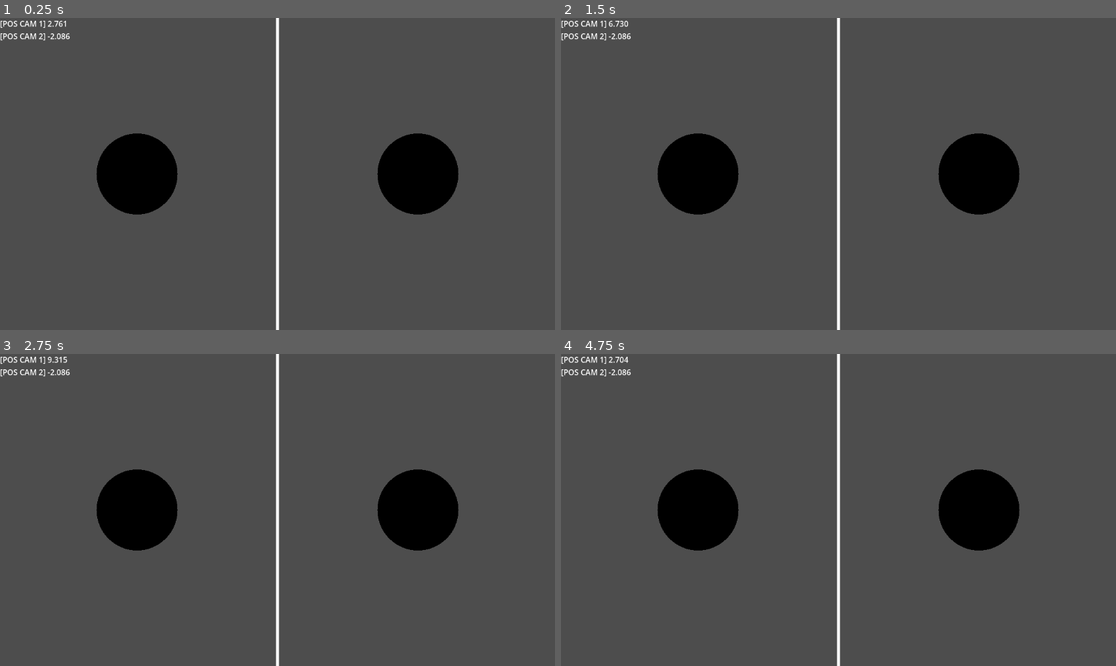
Above: before the commit, frames 1-4 (two rows, left to right).
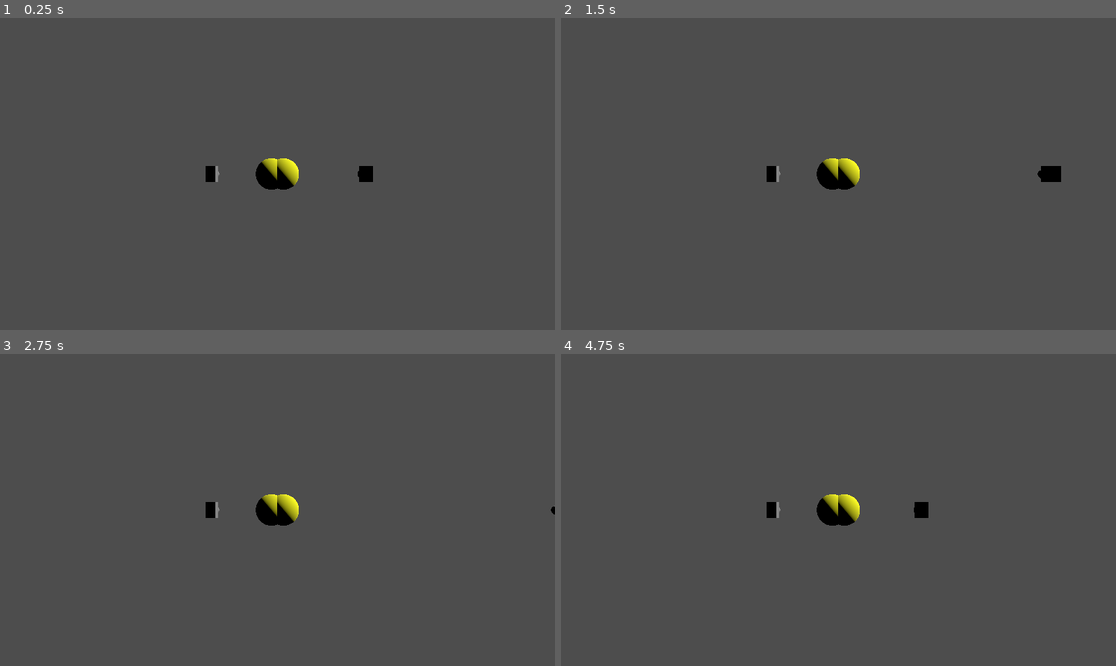
Above: after the commit, the same moments.

Repository: yankscally/audio_playground
Game: Godot game, scene res://multiple_listener_test_3d.tscn
Same seed, same stepped clock (60 frames per second), same inputs: the game is played once before the commit and once after it.
Inputs:
- Up to frame 1 (0.25 s): no input
- Up to frame 2 (1.5 s): no input
- Up to frame 3 (2.75 s): no input
- Up to frame 4 (4.75 s): tap Enter at 2.75 s

The runs differ from the first frame. In frame 1, 7.7% of the frame differs, in the area x 0-83%, y 0-100%; in frame 2, 7.8%, in the area x 0-91%, y 0-100%; in frame 3, 7.6%; in frame 4, 7.7%.

Commit message:
working on a new view

Diff:
--- a/multiple_listener_test_3d.tscn
+++ b/multiple_listener_test_3d.tscn
@@ -1,9 +1,14 @@
-[gd_scene load_steps=9 format=3 uid="uid://be75tqhqs4blq"]
+[gd_scene format=3 uid="uid://be75tqhqs4blq"]
 
+[ext_resource type="Script" uid="uid://dm3m266lo2x6v" path="res://multiple_listener_test_3d.gd" id="1_rb571"]
 [ext_resource type="Script" uid="uid://cchyxug36qmvk" path="res://distance_from_source.gd" id="2_dfybw"]
 [ext_resource type="AudioStream" uid="uid://cdu4s3g4ndkl6" path="res://jazz_loop.wav" id="2_j2q8x"]
 
+[sub_resource type="StandardMaterial3D" id="StandardMaterial3D_hprkh"]
+albedo_color = Color(1, 1, 0.078431375, 1)
+
 [sub_resource type="SphereMesh" id="SphereMesh_ytq1y"]
+material = SubResource("StandardMaterial3D_hprkh")
 
 [sub_resource type="BoxMesh" id="BoxMesh_j2q8x"]
 size = Vector3(0.3, 0.5, 1)
@@ -12,6 +17,33 @@
 top_radius = 0.1
 bottom_radius = 0.15
 height = 0.34
+
+[sub_resource type="Animation" id="Animation_dfybw"]
+length = 0.001
+tracks/0/type = "value"
+tracks/0/imported = false
+tracks/0/enabled = true
+tracks/0/path = NodePath("CanvasLayer/HBoxContainer/SubViewportContainer/SubViewport/Camera1:position")
+tracks/0/interp = 1
+tracks/0/loop_wrap = true
+tracks/0/keys = {
+"times": PackedFloat32Array(0),
+"transitions": PackedFloat32Array(1),
+"update": 0,
+"values": [Vector3(-7.916242e-09, 0, 2.0205994)]
+}
+tracks/1/type = "value"
+tracks/1/imported = false
+tracks/1/enabled = true
+tracks/1/path = NodePath("CanvasLayer/HBoxContainer/SubViewportContainer2/SubViewport/Camera2:position")
+tracks/1/interp = 1
+tracks/1/loop_wrap = true
+tracks/1/keys = {
+"times": PackedFloat32Array(0),
+"transitions": PackedFloat32Array(1),
+"update": 0,
+"values": [Vector3(-0.042238593, 0, -2.0862474)]
+}
 
 [sub_resource type="Animation" id="Animation_1i4ao"]
 resource_name = "move_listeners_3d"
@@ -42,110 +74,92 @@
 "values": [Vector3(-0.042238593, 0, -2.0862474), Vector3(-0.042238593, 0, -10.086247), Vector3(-0.042238593, 0, -2.0862474)]
 }
 
-[sub_resource type="Animation" id="Animation_dfybw"]
-length = 0.001
-tracks/0/type = "value"
-tracks/0/imported = false
-tracks/0/enabled = true
-tracks/0/path = NodePath("CanvasLayer/HBoxContainer/SubViewportContainer/SubViewport/Camera1:position")
-tracks/0/interp = 1
-tracks/0/loop_wrap = true
-tracks/0/keys = {
-"times": PackedFloat32Array(0),
-"transitions": PackedFloat32Array(1),
-"update": 0,
-"values": [Vector3(-7.916242e-09, 0, 2.0205994)]
-}
-tracks/1/type = "value"
-tracks/1/imported = false
-tracks/1/enabled = true
-tracks/1/path = NodePath("CanvasLayer/HBoxContainer/SubViewportContainer2/SubViewport/Camera2:position")
-tracks/1/interp = 1
-tracks/1/loop_wrap = true
-tracks/1/keys = {
-"times": PackedFloat32Array(0),
-"transitions": PackedFloat32Array(1),
-"update": 0,
-"values": [Vector3(-0.042238593, 0, -2.0862474)]
-}
-
 [sub_resource type="AnimationLibrary" id="AnimationLibrary_rb571"]
 _data = {
 &"RESET": SubResource("Animation_dfybw"),
 &"move_listeners_3d": SubResource("Animation_1i4ao")
 }
 
-[node name="Node" type="Node3D"]
+[node name="Node" type="Node3D" unique_id=916596324]
+script = ExtResource("1_rb571")
 
-[node name="MeshInstance3D" type="MeshInstance3D" parent="."]
-mesh = SubResource("SphereMesh_ytq1y")
-
-[node name="AudioStreamPlayer3D" type="AudioStreamPlayer3D" parent="MeshInstance3D"]
+[node name="AudioStreamPlayer3D" type="AudioStreamPlayer3D" parent="." unique_id=771906182]
 stream = ExtResource("2_j2q8x")
 autoplay = true
 max_distance = 4.0
 panning_strength = 2.0
 
-[node name="CanvasLayer" type="CanvasLayer" parent="."]
+[node name="meshleft" type="MeshInstance3D" parent="AudioStreamPlayer3D" unique_id=76981850]
+transform = Transform3D(1, 0, 0, 0, 1, 0, 0, 0, 1, 0, 0, -0.19443989)
+mesh = SubResource("SphereMesh_ytq1y")
+skeleton = NodePath("../..")
 
-[node name="HBoxContainer" type="HBoxContainer" parent="CanvasLayer"]
+[node name="meshright" type="MeshInstance3D" parent="AudioStreamPlayer3D" unique_id=830721477]
+transform = Transform3D(1, 0, 0, 0, 1, 0, 0, 0, 1, 0, 0, 0.18721032)
+mesh = SubResource("SphereMesh_ytq1y")
+skeleton = NodePath("../..")
+
+[node name="CanvasLayer" type="CanvasLayer" parent="." unique_id=322763772]
+visible = false
+
+[node name="HBoxContainer" type="HBoxContainer" parent="CanvasLayer" unique_id=2084201220]
 anchors_preset = 15
 anchor_right = 1.0
 anchor_bottom = 1.0
 grow_horizontal = 2
 grow_vertical = 2
 
-[node name="SubViewportContainer" type="SubViewportContainer" parent="CanvasLayer/HBoxContainer"]
+[node name="SubViewportContainer" type="SubViewportContainer" parent="CanvasLayer/HBoxContainer" unique_id=868076368]
 layout_mode = 2
 size_flags_horizontal = 3
 stretch = true
 
-[node name="SubViewport" type="SubViewport" parent="CanvasLayer/HBoxContainer/SubViewportContainer"]
+[node name="SubViewport" type="SubViewport" parent="CanvasLayer/HBoxContainer/SubViewportContainer" unique_id=496550406]
 handle_input_locally = false
 audio_listener_enable_3d = true
-size = Vector2i(569, 648)
-render_target_update_mode = 4
+size = Vector2i(2, 2)
+render_target_update_mode = 0
 
-[node name="Camera1" type="Camera3D" parent="CanvasLayer/HBoxContainer/SubViewportContainer/SubViewport"]
+[node name="Camera1" type="Camera3D" parent="CanvasLayer/HBoxContainer/SubViewportContainer/SubViewport" unique_id=868761811]
 unique_name_in_owner = true
 transform = Transform3D(-4.371139e-08, 0, -1, 0, 1, 0, 1, 0, -4.371139e-08, -7.916242e-09, 0, 2.0205994)
 current = true
 
-[node name="MeshInstance3D" type="MeshInstance3D" parent="CanvasLayer/HBoxContainer/SubViewportContainer/SubViewport/Camera1"]
+[node name="MeshInstance3D" type="MeshInstance3D" parent="CanvasLayer/HBoxContainer/SubViewportContainer/SubViewport/Camera1" unique_id=28492832]
 mesh = SubResource("BoxMesh_j2q8x")
 
-[node name="MeshInstance3D2" type="MeshInstance3D" parent="CanvasLayer/HBoxContainer/SubViewportContainer/SubViewport/Camera1"]
+[node name="MeshInstance3D2" type="MeshInstance3D" parent="CanvasLayer/HBoxContainer/SubViewportContainer/SubViewport/Camera1" unique_id=318881514]
 transform = Transform3D(1, -1.3113419e-07, 1.3113419e-07, 1.3113419e-07, -4.371139e-08, -1, 1.3113419e-07, 1, -4.371137e-08, 1.1920929e-07, 0, -0.6722867)
 mesh = SubResource("CylinderMesh_112p8")
 
-[node name="ColorRect" type="ColorRect" parent="CanvasLayer/HBoxContainer"]
+[node name="ColorRect" type="ColorRect" parent="CanvasLayer/HBoxContainer" unique_id=1937641239]
 custom_minimum_size = Vector2(6, 0)
 layout_mode = 2
 
-[node name="SubViewportContainer2" type="SubViewportContainer" parent="CanvasLayer/HBoxContainer"]
+[node name="SubViewportContainer2" type="SubViewportContainer" parent="CanvasLayer/HBoxContainer" unique_id=654297201]
 layout_mode = 2
 size_flags_horizontal = 3
 stretch = true
 
-[node name="SubViewport" type="SubViewport" parent="CanvasLayer/HBoxContainer/SubViewportContainer2"]
+[node name="SubViewport" type="SubViewport" parent="CanvasLayer/HBoxContainer/SubViewportContainer2" unique_id=748412325]
 handle_input_locally = false
 audio_listener_enable_3d = true
-size = Vector2i(569, 648)
-render_target_update_mode = 4
+size = Vector2i(2, 2)
+render_target_update_mode = 0
 
-[node name="Camera2" type="Camera3D" parent="CanvasLayer/HBoxContainer/SubViewportContainer2/SubViewport"]
+[node name="Camera2" type="Camera3D" parent="CanvasLayer/HBoxContainer/SubViewportContainer2/SubViewport" unique_id=1829703372]
 unique_name_in_owner = true
 transform = Transform3D(1.3113419e-07, 0, -1, 0, 1, 0, 1, 0, 1.3113419e-07, -0.042238593, 0, -2.0862474)
 current = true
 
-[node name="MeshInstance3D" type="MeshInstance3D" parent="CanvasLayer/HBoxContainer/SubViewportContainer2/SubViewport/Camera2"]
+[node name="MeshInstance3D" type="MeshInstance3D" parent="CanvasLayer/HBoxContainer/SubViewportContainer2/SubViewport/Camera2" unique_id=303177795]
 mesh = SubResource("BoxMesh_j2q8x")
 
-[node name="MeshInstance3D2" type="MeshInstance3D" parent="CanvasLayer/HBoxContainer/SubViewportContainer2/SubViewport/Camera2"]
+[node name="MeshInstance3D2" type="MeshInstance3D" parent="CanvasLayer/HBoxContainer/SubViewportContainer2/SubViewport/Camera2" unique_id=78849032]
 transform = Transform3D(1, -1.3113419e-07, 1.3113419e-07, 1.3113419e-07, -4.371139e-08, -1, 1.3113419e-07, 1, -4.371137e-08, 1.1920929e-07, 0, -0.6722867)
 mesh = SubResource("CylinderMesh_112p8")
 
-[node name="Label" type="Label" parent="CanvasLayer"]
+[node name="Label" type="Label" parent="CanvasLayer" unique_id=432926817]
 anchors_preset = 10
 anchor_right = 1.0
 offset_bottom = 23.0
@@ -154,8 +168,13 @@
 size_flags_vertical = 6
 script = ExtResource("2_dfybw")
 
-[node name="AnimationPlayer" type="AnimationPlayer" parent="."]
-libraries = {
-&"": SubResource("AnimationLibrary_rb571")
-}
-autoplay = "move_listeners_3d"
+[node name="AnimationPlayer" type="AnimationPlayer" parent="." unique_id=486365634]
+libraries/ = SubResource("AnimationLibrary_rb571")
+autoplay = &"move_listeners_3d"
+
+[node name="Camera3D" type="Camera3D" parent="." unique_id=1094948634]
+transform = Transform3D(-4.371139e-08, 0, -1, 0, 1, 0, 1, 0, -4.371139e-08, -19.386211, 0, 0)
+fov = 28.8
+
+[node name="DirectionalLight3D" type="DirectionalLight3D" parent="." unique_id=887566673]
+transform = Transform3D(1, 0, 0, 0, 0.759646, 0.6503368, 0, -0.6503368, 0.759646, 0, 6.196419, 0)
--- a/project.godot
+++ b/project.godot
@@ -8,9 +8,13 @@
 
 config_version=5
 
+[animation]
+
+compatibility/default_parent_skeleton_in_mesh_instance_3d=true
+
 [application]
 
 config/name="bug"
 run/main_scene="res://multiple_listener_test_3d.tscn"
-config/features=PackedStringArray("4.5", "Forward Plus")
+config/features=PackedStringArray("4.6", "Forward Plus")
 config/icon="res://icon.svg"
